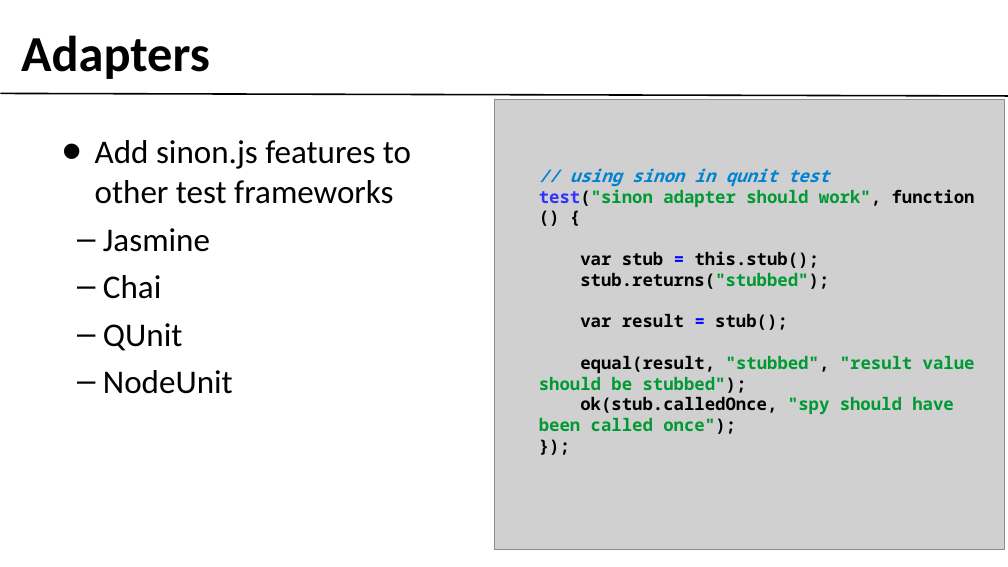
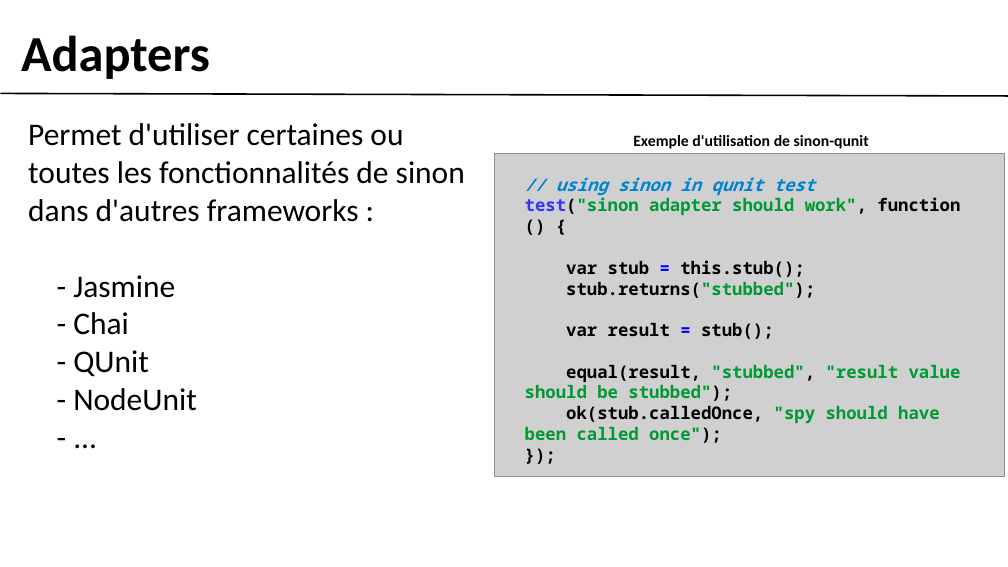
Before and after one commit to gobengo/devoxx-panorama-js-testing, a slide deck: slide 12 of doc/sinonjs_part.ppt (slide 11 before the commit). Drawn at 1008x567 pixels with LibreOffice and Linux fonts; fonts in the diff are those of the drawing; grey boxes stand for pictures; background and template pictures are left out. Boxes give left, top, right and bottom in pixels: in the first picture for what was removed or moved away, otherwise in the second. Text is boxed around its words. In the diff, an @@ line names an element or a change of style, - is before the commit and + after.

Commit message:
sinon prez - relecture 1 done.

```diff
--- a/doc/sinonjs_part.ppt
+++ b/doc/sinonjs_part.ppt
@@ text at [28, 123, 465, 411]: text changed; size 42 to 40 pt @@
-• Add sinon.js features to other test frameworks
-  – Jasmine
-  – Chai
-  – QUnit
-  – NodeUnit
+Permet d'utiliser certaines ou toutes les fonctionnalités de sinon dans d'autres frameworks :
+- Jasmine
+- Chai
+- QUnit
+- NodeUnit
+- ...
@@ text "// using sinon in qunit ...": place and size @@
-text "// using sinon in qunit ..." at [539, 168, 975, 434]
+text "// using sinon in qunit ..." at [525, 177, 961, 443]
@@ text added at [633, 135, 869, 149], 20 pt, text #000000, bold @@
+Exemple d'utilisation de sinon-qunit
@@ picture: place and size @@
-picture at [495, 100, 1005, 549]
+picture at [495, 153, 1005, 476]
```
Also in this commit, not shown: 8 other slides changed, 5 slides added, 4 slides removed, 2 other files.
